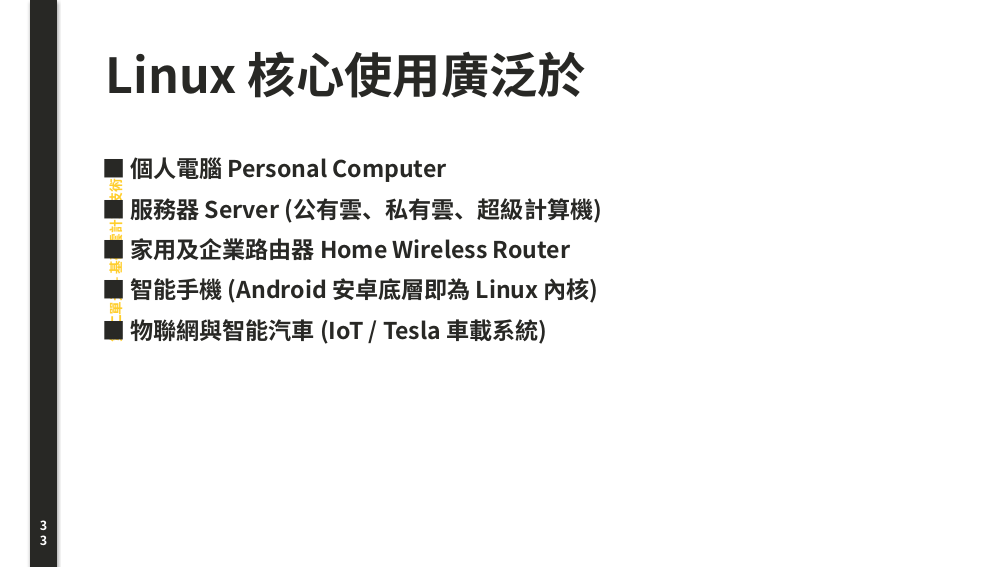
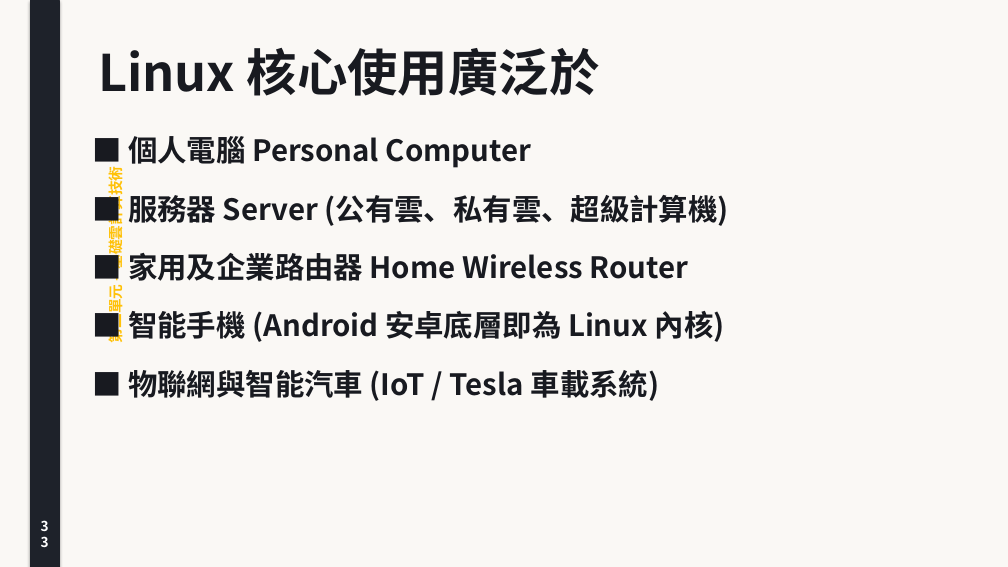
Before and after one commit to joe-ging/seed-cloud-curriculum, a slide deck: slide 33 of downloads/Deck01_Cloud_Foundations_Lecture_Note.pptx. Drawn at 1008x567 pixels with LibreOffice and Linux fonts; fonts in the diff are those of the drawing. Boxes give left, top, right and bottom in pixels: in the first picture for what was removed or moved away, otherwise in the second. Text is boxed around its words. In the diff, an @@ line names an element or a change of style, - is before the commit and + after.

```diff
--- a/downloads/Deck01_Cloud_Foundations_Lecture_Note.pptx
+++ b/downloads/Deck01_Cloud_Foundations_Lecture_Note.pptx
@@ rectangle added at (x1=0, y1=0, x2=1008, y2=567), fill #FAF8F5 @@
@@ rectangle at (x1=30, y1=0, x2=59, y2=567): fill #282825 to #1E222A; outline #282825 0.75 pt to #1E222A 0.75 pt @@
@@ text "第二單元 – 基礎雲計算技術" at (x1=104, y1=177, x2=125, y2=342): size 13 to 14 pt, text colour #FFCE2B to #FFC107 @@
@@ text "Linux 核心使用廣泛於" moved from (x1=106, y1=51, x2=586, y2=98) to (x1=98, y1=48, x2=600, y2=96) @@
@@ text "Linux 核心使用廣泛於" at (x1=98, y1=48, x2=600, y2=96): size 46 to 48 pt, text colour #282825 to #181A20 @@
@@ text "■ 個人電腦 Personal Computer" moved from (x1=130, y1=157, x2=602, y2=344) to (x1=128, y1=136, x2=729, y2=401) @@
@@ text "■ 個人電腦 Personal Computer" at (x1=128, y1=136, x2=729, y2=401): size 22 to 28 pt, text colour #282825 to #181A20; more space between paragraphs @@
@@ text "33" at (x1=30, y1=514, x2=59, y2=544): size 12 to 13 pt @@
```
Also in this commit, not shown: 39 other slides changed, 43 other files.
